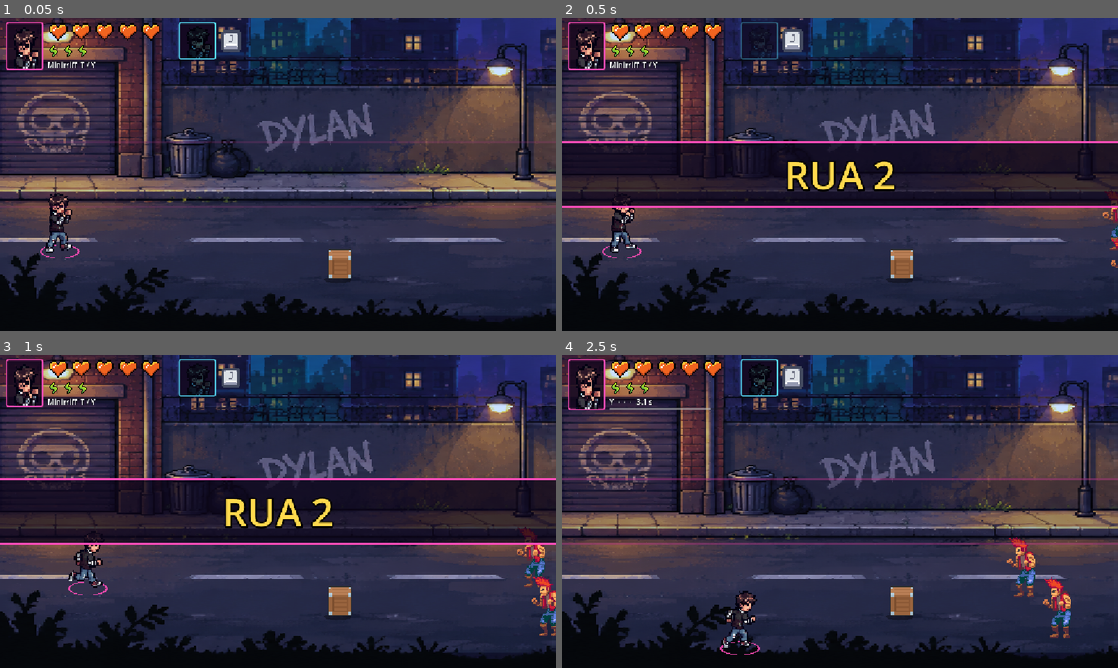
Above: before the commit, frames 1-4 (two rows, left to right).
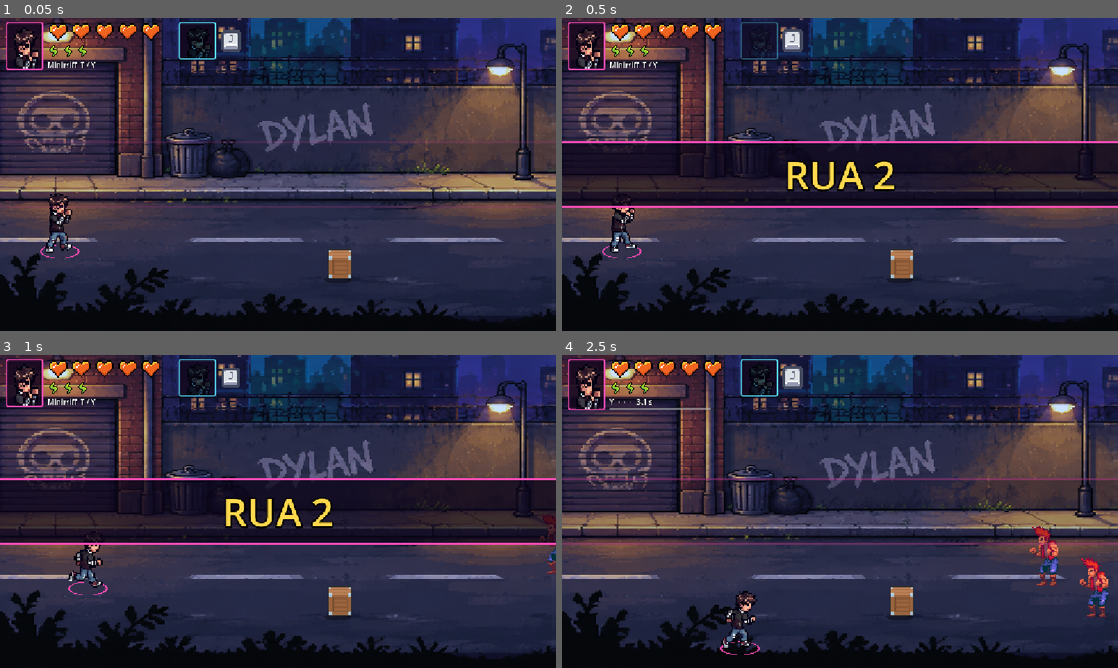
Above: after the commit, the same moments.

Repository: lucas-gif561/metalworld
Game: Godot game, scene res://fases/rua_2/rua_2.tscn
The game is run twice, just before and just after one commit, with the same random seed, the same clock (stepped at 60 frames per second) and the same inputs. This scene is started directly instead of the project's main scene. Sound files missing from this copy of the repository are replaced by a short silence.
Inputs (mouse positions are in pixels of both pictures, inside the frame that each line leads up to):
- Up to frame 1 (0.05 s): no input
- Up to frame 2 (0.5 s): no input
- Up to frame 3 (1 s): tap Enter at 0.5 s; move the mouse to (400, 495) at 0.52 s; hold D (mover_direita) from 0.53 s (still down); hold F (atacar) from 0.53 s (still down); click (400, 495) at 0.67 s
- Up to frame 4 (2.5 s): move the mouse to (728, 527) at 1.27 s; release D (mover_direita) at 1.28 s; release F (atacar) at 1.28 s; hold S (mover_baixo) 1.28-2.03 s; tap G (dodge) at 1.35 s; move the mouse to (895, 442) at 2.02 s; hold D (mover_direita) from 2.03 s (still down); tap Y (interagir) at 2.1 s

Frame 1 is identical in both runs. In frame 2, 0.2% of the frame differs, in the area x 97-100%, y 54-80%; in frame 3, 1.1%; in frame 4, 2.1%, in the area x 80-99%, y 54-91%.

Commit message:
Rua 2: adicionar orquestra possuída e Maestro

Diff:
--- /dev/null
+++ b/fases/rua_2/inimigos/maestro/maestro.tscn
@@ -0,0 +1,42 @@
+[gd_scene format=3]
+
+[ext_resource type="PackedScene" path="res://inimigos/base/inimigo.tscn" id="1_base"]
+[ext_resource type="SpriteFrames" path="res://inimigos/tanque/sprites/tanque.tres" id="2_frames"]
+[ext_resource type="Script" path="res://fases/rua_2/inimigos/pulso_orquestra.gd" id="3_pulso"]
+
+[sub_resource type="RectangleShape2D" id="ColisaoMaestro"]
+size = Vector2(64, 18)
+
+[node name="Maestro" instance=ExtResource("1_base")]
+script = ExtResource("3_pulso")
+modulate = Color(0.78, 0.48, 1.0, 1)
+velocidade = 100.0
+vida = 30
+dano = 2
+tempo_preparo = 0.7
+resistencia_empurrao = 0.0
+imune_a_atordoamento = true
+postura_maxima = 140.0
+pausa_regencia = 0.9
+
+[node name="AnimatedSprite2D" parent="." index="0"]
+scale = Vector2(2.2, 2.2)
+sprite_frames = ExtResource("2_frames")
+offset = Vector2(0, -27)
+
+[node name="CollisionShape2D" parent="." index="1"]
+position = Vector2(0, -9)
+shape = SubResource("ColisaoMaestro")
+
+[node name="TimerAtaque" parent="." index="2"]
+wait_time = 3.4
+
+[node name="SaidaBatuta" type="Marker2D" parent="." index="3"]
+position = Vector2(48, -43)
+
+[node name="AvisoTrombone" type="Polygon2D" parent="." index="4"]
+visible = false
+show_behind_parent = true
+color = Color(1, 0.28, 0.58, 0.45)
+polygon = PackedVector2Array(0, -24, 440, -24, 440, 24, 0, 24)
+antialiased = true
--- /dev/null
+++ b/fases/rua_2/inimigos/maestro/nota_flutuante.gd
@@ -0,0 +1,23 @@
+extends "res://inimigos/atirador/projetil_inimigo.gd"
+
+@export var amplitude = 27.0
+@export var frequencia = 2.0
+
+var eixo := Vector2.RIGHT
+var _tempo = 0.0
+
+
+func _physics_process(delta):
+	var altura_anterior = sin(_tempo * TAU * frequencia) * amplitude
+	_tempo += delta
+	var altura = sin(_tempo * TAU * frequencia) * amplitude
+	var passo = velocidade * delta
+	global_position += eixo * passo + Vector2(0.0, altura - altura_anterior)
+	distancia += passo
+	if distancia >= alcance:
+		queue_free()
+
+
+func atingir(area):
+	if not is_queued_for_deletion():
+		super.atingir(area)
--- /dev/null
+++ b/fases/rua_2/inimigos/maestro/nota_flutuante.tscn
@@ -0,0 +1,25 @@
+[gd_scene format=3]
+
+[ext_resource type="PackedScene" path="res://inimigos/atirador/projetil_inimigo.tscn" id="1_base"]
+[ext_resource type="Script" path="res://fases/rua_2/inimigos/maestro/nota_flutuante.gd" id="2_nota"]
+
+[sub_resource type="CircleShape2D" id="ColisaoNota"]
+radius = 11.0
+
+[node name="NotaFlutuante" instance=ExtResource("1_base")]
+script = ExtResource("2_nota")
+velocidade = 330.0
+alcance = 650.0
+
+[node name="Sprite2D" parent="." index="0"]
+visible = false
+
+[node name="CollisionShape2D" parent="." index="1"]
+shape = SubResource("ColisaoNota")
+
+[node name="Partitura" type="Line2D" parent="." index="2"]
+points = PackedVector2Array(-8, 4, -6, 1, -1, 0, 2, 2, 0, 6, -5, 8, -8, 6, -8, 4, 2, 2, 2, -13, 10, -10, 13, -5)
+width = 3.5
+default_color = Color(1, 0.55, 0.94, 1)
+joint_mode = 2
+antialiased = true
--- /dev/null
+++ b/fases/rua_2/inimigos/maestro/nota_regida.tscn
@@ -0,0 +1,8 @@
+[gd_scene format=3]
+
+[ext_resource type="PackedScene" path="res://fases/rua_2/inimigos/violinista/nota_violino.tscn" id="1_base"]
+[ext_resource type="Script" path="res://fases/rua_2/inimigos/maestro/nota_flutuante.gd" id="2_voo"]
+
+[node name="NotaRegida" instance=ExtResource("1_base")]
+script = ExtResource("2_voo")
+amplitude = 0.0
--- /dev/null
+++ b/fases/rua_2/inimigos/pulso_orquestra.gd
@@ -0,0 +1,178 @@
+extends "res://inimigos/base/miniboss_base.gd"
+
+const NOTA_FLUTUANTE = preload("res://fases/rua_2/inimigos/maestro/nota_flutuante.tscn")
+const NOTA_VIOLINO = preload("res://fases/rua_2/inimigos/maestro/nota_regida.tscn")
+const BOLA_TUBA = preload("res://fases/rua_2/inimigos/tubista/bola_demoniaca.tscn")
+const TROMBONISTA = preload("res://fases/rua_2/inimigos/trombonista/trombonista.tscn")
+
+@export var distancia_ideal = 245.0
+@export var alcance_ataque = 420.0
+@export var pausa_regencia = 0.55
+@export var intervalo_notas = 0.24
+
+@onready var saida_batuta: Marker2D = $SaidaBatuta
+@onready var aviso_trombone: Polygon2D = $AvisoTrombone
+
+var _proximo_ataque = 0
+var _regencia: Array[Callable] = []
+var _invocados: Array[Node2D] = []
+var _pausa_regencia_restante = 0.0
+var _notas_restantes = 0
+var _tempo_proxima_nota = 0.0
+var _eixo_notas := Vector2.ZERO
+
+
+func _processar_miniboss(delta) -> void:
+	if not morto:
+		if _pausa_regencia_restante > 0.0:
+			_pausa_regencia_restante -= delta
+			if _pausa_regencia_restante <= 0.0:
+				_preparar_regencia()
+			return
+		if _notas_restantes > 0:
+			_tempo_proxima_nota -= delta
+			if _tempo_proxima_nota <= 0.0:
+				_lancar_proxima_nota()
+			return
+	super._processar_miniboss(delta)
+
+
+func _comportamento(_delta):
+	_olhar_para_jogador()
+	var distancia = global_position.distance_to(jogador.global_position)
+	if distancia <= alcance_ataque and timer_ataque.is_stopped():
+		match _proximo_ataque:
+			0:
+				carregar_ataque(_lancar_notas)
+			1:
+				_regencia = [_golpe_trombone, _nota_violinista, _bola_tubista]
+				_regencia.shuffle()
+				_preparar_regencia()
+			2:
+				_invocados = _invocados.filter(func(inimigo): return is_instance_valid(inimigo))
+				if _invocados.is_empty():
+					carregar_ataque(_invocar_trombonistas)
+				else:
+					carregar_ataque(_lancar_notas)
+		_proximo_ataque = (_proximo_ataque + 1) % 3
+		return
+
+	velocity = Vector2.ZERO
+	if absf(distancia - distancia_ideal) > 45.0:
+		var lado = global_position.direction_to(jogador.global_position)
+		var destino = _dentro_da_arena(jogador.global_position - lado * distancia_ideal)
+		if destino.distance_to(global_position) <= 12.0 and distancia < distancia_ideal:
+			# Se encurralado, recua pela faixa vertical que tiver espaço.
+			destino = _dentro_da_arena(global_position + Vector2(0, 100.0))
+			if destino.distance_to(global_position) <= 12.0:
+				destino = _dentro_da_arena(global_position - Vector2(0, 100.0))
+		velocity = global_position.direction_to(destino) * velocidade
+	_atualizar_animacao()
+	move_and_slide()
+
+
+func _lancar_notas() -> void:
+	var mira = Jogo.jogador_mais_proximo(global_position)
+	if mira == null:
+		return
+	var origem = _origem_tiro()
+	_eixo_notas = _mira_do_tiro(origem, mira.posicao_do_corpo())
+	_notas_restantes = 3
+	_lancar_proxima_nota()
+
+
+func _lancar_proxima_nota() -> void:
+	if Jogo.todos_caidos():
+		_notas_restantes = 0
+		return
+	var nota = NOTA_FLUTUANTE.instantiate()
+	nota.eixo = _eixo_notas
+	_lancar_projetil(nota, _origem_tiro())
+	_notas_restantes -= 1
+	_tempo_proxima_nota = intervalo_notas
+
+
+func _preparar_regencia() -> void:
+	var mira = Jogo.jogador_mais_proximo(global_position)
+	if mira == null:
+		_regencia.clear()
+		return
+	var lado = -1.0 if mira.global_position.x < global_position.x else 1.0
+	sprite.scale.x = absf(sprite.scale.x) * lado
+	if _regencia.front() == _golpe_trombone:
+		aviso_trombone.rotation = (mira.global_position - global_position).angle()
+		aviso_trombone.show()
+	carregar_ataque(_bater_batuta)
+
+
+func _bater_batuta() -> void:
+	var ataque: Callable = _regencia.pop_front()
+	ataque.call()
+	if not _regencia.is_empty():
+		_pausa_regencia_restante = pausa_regencia
+
+
+func _golpe_trombone() -> void:
+	aviso_trombone.hide()
+	Audio.tocar("boss_conjura")
+	for alvo in Jogo.jogadores_vivos():
+		if Geometry2D.is_point_in_polygon(aviso_trombone.to_local(alvo.global_position), aviso_trombone.polygon):
+			alvo.receber_dano(dano)
+
+
+func _nota_violinista() -> void:
+	var mira = Jogo.jogador_mais_proximo(global_position)
+	if mira == null:
+		return
+	var origem = _origem_tiro()
+	var nota = NOTA_VIOLINO.instantiate()
+	nota.eixo = _mira_do_tiro(origem, mira.posicao_do_corpo())
+	nota.direcao = lado_carga
+	_lancar_projetil(nota, origem)
+
+
+func _bola_tubista() -> void:
+	var mira = Jogo.jogador_mais_proximo(global_position)
+	if mira == null:
+		return
+	var origem = _origem_tiro()
+	var bola = BOLA_TUBA.instantiate()
+	bola.eixo = _mira_do_tiro(origem, mira.posicao_do_corpo())
+	_lancar_projetil(bola, origem)
+
+
+func _origem_tiro() -> Vector2:
+	var deslocamento = Vector2(saida_batuta.position.x * lado_carga, saida_batuta.position.y)
+	return global_position + deslocamento * escala_personagem
+
+
+func _mira_do_tiro(origem: Vector2, destino: Vector2) -> Vector2:
+	var eixo = origem.direction_to(destino)
+	return Vector2(lado_carga, 0.0) if eixo == Vector2.ZERO else eixo
+
+
+func _lancar_projetil(projetil, origem: Vector2) -> void:
+	projetil.dano = dano
+	get_tree().current_scene.add_child(projetil)
+	projetil.global_position = origem
+	Audio.tocar("tiro_inimigo")
+
+
+func _invocar_trombonistas() -> void:
+	if Jogo.todos_caidos():
+		return
+	var ondas = get_tree().current_scene.gerenciador_ondas
+	for deslocamento in [Vector2(-120, -55), Vector2(120, 55)]:
+		var posicao = _dentro_da_arena(global_position + deslocamento)
+		var trombonista = ondas.invocar_inimigo(TROMBONISTA, posicao)
+		if trombonista != null:
+			_invocados.append(trombonista)
+	Audio.tocar("boss_conjura")
+
+
+func _cancelar_carga() -> void:
+	super._cancelar_carga()
+	aviso_trombone.hide()
+	_regencia.clear()
+	_pausa_regencia_restante = 0.0
+	_notas_restantes = 0
--- /dev/null
+++ b/fases/rua_2/inimigos/trombonista/trombonista.tscn
@@ -0,0 +1,9 @@
+[gd_scene format=3]
+
+[ext_resource type="PackedScene" path="res://inimigos/base/inimigo.tscn" id="1_base"]
+
+[node name="Trombonista" instance=ExtResource("1_base")]
+modulate = Color(1.0, 0.75, 0.94, 1)
+distancia_ataque = 84.0
+faixa_ataque = 24.0
+tempo_preparo = 0.55
--- /dev/null
+++ b/fases/rua_2/inimigos/tubista/bola_demoniaca.gd
@@ -0,0 +1,27 @@
+extends "res://inimigos/atirador/projetil_inimigo.gd"
+
+@export var velocidade_angular = 11.0
+@export var raio_orbita := Vector2(32.0, 34.0)
+
+var eixo := Vector2.RIGHT
+var _fase = 0.0
+
+
+func _physics_process(delta):
+	var passo = velocidade * delta
+	var antes = _orbita()
+	_fase += velocidade_angular * delta
+	# A bola percorre círculos ao redor do eixo que avança até a mira.
+	global_position += eixo * passo + _orbita() - antes
+	distancia += passo
+	if distancia >= alcance:
+		queue_free()
+
+
+func _orbita() -> Vector2:
+	return eixo * (cos(_fase) * raio_orbita.x) + eixo.orthogonal() * (sin(_fase) * raio_orbita.y)
+
+
+func atingir(area):
+	if not is_queued_for_deletion():
+		super.atingir(area)
--- /dev/null
+++ b/fases/rua_2/inimigos/tubista/bola_demoniaca.tscn
@@ -0,0 +1,20 @@
+[gd_scene format=3]
+
+[ext_resource type="PackedScene" path="res://inimigos/atirador/projetil_inimigo.tscn" id="1_base"]
+[ext_resource type="Script" path="res://fases/rua_2/inimigos/tubista/bola_demoniaca.gd" id="2_bola"]
+[ext_resource type="Texture2D" path="res://assets/projeteis/bola.png" id="3_textura"]
+
+[sub_resource type="CircleShape2D" id="ColisaoBola"]
+radius = 56.0
+
+[node name="BolaDemoniaca" instance=ExtResource("1_base")]
+script = ExtResource("2_bola")
+velocidade = 310.0
+
+[node name="Sprite2D" parent="." index="0"]
+scale = Vector2(7.5, 7.5)
+modulate = Color(0.94, 0.44, 1.0, 1)
+texture = ExtResource("3_textura")
+
+[node name="CollisionShape2D" parent="." index="1"]
+shape = SubResource("ColisaoBola")
--- /dev/null
+++ b/fases/rua_2/inimigos/tubista/tubista.gd
@@ -0,0 +1,36 @@
+extends Inimigo
+
+const BOLA_DEMONIACA = preload("res://fases/rua_2/inimigos/tubista/bola_demoniaca.tscn")
+
+@export var alcance_ataque = 370.0
+@onready var saida_tuba: Marker2D = $SaidaTuba
+
+
+func _comportamento(_delta):
+	_olhar_para_jogador()
+	if global_position.distance_to(jogador.global_position) <= alcance_ataque:
+		velocity = Vector2.ZERO
+		if timer_ataque.is_stopped():
+			carregar_ataque(_assoprar_tuba)
+			return
+	else:
+		var destino = _dentro_da_arena(jogador.global_position)
+		velocity = global_position.direction_to(destino) * velocidade
+	_atualizar_animacao()
+	move_and_slide()
+
+
+func _assoprar_tuba() -> void:
+	var alvo = Jogo.jogador_mais_proximo(global_position)
+	if alvo == null:
+		return
+	var deslocamento = Vector2(saida_tuba.position.x * lado_carga, saida_tuba.position.y)
+	var origem = global_position + deslocamento * escala_personagem
+	var bola = BOLA_DEMONIACA.instantiate()
+	bola.dano = dano
+	bola.eixo = origem.direction_to(alvo.posicao_do_corpo())
+	if bola.eixo == Vector2.ZERO:
+		bola.eixo = Vector2(lado_carga, 0)
+	get_tree().current_scene.add_child(bola)
+	bola.global_position = origem
+	Audio.tocar("tiro_inimigo", 0.0)
--- /dev/null
+++ b/fases/rua_2/inimigos/tubista/tubista.tscn
@@ -0,0 +1,32 @@
+[gd_scene format=3]
+
+[ext_resource type="PackedScene" path="res://inimigos/base/inimigo.tscn" id="1_base"]
+[ext_resource type="SpriteFrames" path="res://inimigos/tanque/sprites/tanque.tres" id="2_frames"]
+[ext_resource type="Script" path="res://fases/rua_2/inimigos/tubista/tubista.gd" id="3_tubista"]
+
+[sub_resource type="RectangleShape2D" id="ColisaoTubista"]
+size = Vector2(64, 18)
+
+[node name="Tubista" instance=ExtResource("1_base")]
+script = ExtResource("3_tubista")
+modulate = Color(0.94, 0.68, 1.0, 1)
+velocidade = 82.0
+vida = 7
+tempo_preparo = 0.85
+resistencia_empurrao = 0.35
+imune_a_atordoamento = true
+
+[node name="AnimatedSprite2D" parent="." index="0"]
+scale = Vector2(2.2, 2.2)
+sprite_frames = ExtResource("2_frames")
+offset = Vector2(0, -27)
+
+[node name="CollisionShape2D" parent="." index="1"]
+position = Vector2(0, -9)
+shape = SubResource("ColisaoTubista")
+
+[node name="TimerAtaque" parent="." index="2"]
+wait_time = 2.1
+
+[node name="SaidaTuba" type="Marker2D" parent="." index="3"]
+position = Vector2(48, -43)
--- /dev/null
+++ b/fases/rua_2/inimigos/violinista/nota_violino.tscn
@@ -0,0 +1,8 @@
+[gd_scene format=3]
+
+[ext_resource type="PackedScene" path="res://inimigos/atirador/projetil_inimigo.tscn" id="1_base"]
+
+[node name="NotaViolino" instance=ExtResource("1_base")]
+
+[node name="Sprite2D" parent="." index="0"]
+modulate = Color(0.82, 0.53, 1, 1)
--- /dev/null
+++ b/fases/rua_2/inimigos/violinista/violinista.tscn
@@ -0,0 +1,9 @@
+[gd_scene format=3]
+
+[ext_resource type="PackedScene" path="res://inimigos/atirador/inimigo_atirador.tscn" id="1_base"]
+[ext_resource type="PackedScene" path="res://fases/rua_2/inimigos/violinista/nota_violino.tscn" id="2_nota"]
+
+[node name="Violinista" instance=ExtResource("1_base")]
+modulate = Color(0.77, 0.66, 1.0, 1)
+tempo_preparo = 0.65
+cena_projetil_inimigo = ExtResource("2_nota")
--- a/fases/rua_2/rua_2.tscn
+++ b/fases/rua_2/rua_2.tscn
@@ -1,75 +1,196 @@
-[gd_scene format=3]
+[gd_scene format=3 uid="uid://5tahwndrwc6f"]
 
-[ext_resource type="Script" path="res://fases/comum/fase_rua.gd" id="1_main"]
-[ext_resource type="Texture2D" path="res://assets/fundos/rua_noite.png" id="2_fundo"]
-[ext_resource type="PackedScene" path="res://objetos/portal.tscn" id="3_portal"]
-[ext_resource type="PackedScene" path="res://personagens/dylan/jogador.tscn" id="4_player"]
-[ext_resource type="Script" path="res://fases/comum/ponto_spawn.gd" id="5_ponto"]
-[ext_resource type="Script" path="res://fases/comum/gerenciador_ondas.gd" id="6_manager"]
-[ext_resource type="PackedScene" path="res://inimigos/base/inimigo.tscn" id="7_normal"]
-[ext_resource type="PackedScene" path="res://inimigos/rapido/inimigo_rapido.tscn" id="8_rapido"]
+[ext_resource type="Script" uid="uid://dqwep2au7svfk" path="res://fases/comum/fase_rua.gd" id="1_main"]
+[ext_resource type="Texture2D" uid="uid://wyje6x10trew" path="res://assets/fundos/rua_noite.png" id="2_fundo"]
+[ext_resource type="PackedScene" uid="uid://dltkylafufj17" path="res://objetos/portal.tscn" id="3_portal"]
+[ext_resource type="PackedScene" uid="uid://dqlqnehxlyabn" path="res://personagens/dylan/jogador.tscn" id="4_player"]
+[ext_resource type="Script" uid="uid://bgs4n7or273cj" path="res://fases/comum/ponto_spawn.gd" id="5_ponto"]
+[ext_resource type="Script" uid="uid://c2r13nvu5ypje" path="res://fases/comum/gerenciador_ondas.gd" id="6_manager"]
+[ext_resource type="PackedScene" path="res://fases/rua_2/inimigos/trombonista/trombonista.tscn" id="7_trombone"]
+[ext_resource type="PackedScene" path="res://fases/rua_2/inimigos/violinista/violinista.tscn" id="8_violino"]
 [ext_resource type="PackedScene" path="res://ui/hud.tscn" id="9_hud"]
 [ext_resource type="PackedScene" path="res://objetos/caixote.tscn" id="10_caixote"]
 [ext_resource type="PackedScene" path="res://objetos/barril.tscn" id="11_barril"]
+[ext_resource type="PackedScene" path="res://fases/rua_2/inimigos/tubista/tubista.tscn" id="12_tuba"]
+[ext_resource type="PackedScene" path="res://fases/rua_2/inimigos/maestro/maestro.tscn" id="13_maestro"]
 
-[node name="Rua2" type="Node2D"]
+[node name="Rua2" type="Node2D" unique_id=1021271979]
 y_sort_enabled = true
 script = ExtResource("1_main")
 
-[node name="Background" type="Sprite2D" parent="."]
+[node name="Background" type="Sprite2D" parent="." unique_id=2102973423]
 modulate = Color(0.8, 0.9, 1.1, 1)
 z_index = -1
 position = Vector2(1622.5001, 215.99998)
 scale = Vector2(1.4986188, 1.1933701)
 texture = ExtResource("2_fundo")
 
-[node name="Portal" parent="." instance=ExtResource("3_portal")]
-position = Vector2(2050, 461)
+[node name="BackgroundExtensao" type="Sprite2D" parent="." unique_id=821962262]
+modulate = Color(0.8, 0.9, 1.1, 1)
+z_index = -1
+position = Vector2(4877.5, 215.99998)
+scale = Vector2(1.4986188, 1.1933701)
+texture = ExtResource("2_fundo")
+flip_h = true
 
-[node name="Player" parent="." instance=ExtResource("4_player")]
+[node name="Portal" parent="." unique_id=1149001400 instance=ExtResource("3_portal")]
+position = Vector2(5174, 461)
+
+[node name="Player" parent="." unique_id=1082712324 instance=ExtResource("4_player")]
 position = Vector2(124, 488)
 
-[node name="Camera2D" type="Camera2D" parent="."]
+[node name="Camera2D" type="Camera2D" parent="." unique_id=1302558370]
 position = Vector2(576, 324)
 
-[node name="Spawns" type="Node2D" parent="."]
+[node name="Spawns" type="Node2D" parent="." unique_id=1715835906]
 
-[node name="Arena1" type="Node2D" parent="Spawns"]
+[node name="Arena1" type="Node2D" parent="Spawns" unique_id=1152641722]
 
-[node name="Onda1" type="Node2D" parent="Spawns/Arena1"]
+[node name="Onda1" type="Node2D" parent="Spawns/Arena1" unique_id=216492879]
 
-[node name="Ponto1" type="Marker2D" parent="Spawns/Arena1/Onda1"]
-position = Vector2(1203, 480)
+[node name="Ponto1" type="Marker2D" parent="Spawns/Arena1/Onda1" unique_id=1360504883]
+position = Vector2(1250, 450)
 script = ExtResource("5_ponto")
-cena_inimigo = ExtResource("7_normal")
+cena_inimigo = ExtResource("7_trombone")
 
-[node name="Ponto2" type="Marker2D" parent="Spawns/Arena1/Onda1"]
-position = Vector2(1204, 580)
+[node name="Ponto2" type="Marker2D" parent="Spawns/Arena1/Onda1" unique_id=694403647]
+position = Vector2(1280, 535)
 script = ExtResource("5_ponto")
-cena_inimigo = ExtResource("7_normal")
+cena_inimigo = ExtResource("7_trombone")
 
-[node name="Arena2" type="Node2D" parent="Spawns"]
+[node name="Arena2" type="Node2D" parent="Spawns" unique_id=1550469447]
 
-[node name="Onda1" type="Node2D" parent="Spawns/Arena2"]
+[node name="Onda1" type="Node2D" parent="Spawns/Arena2" unique_id=1607814116]
 
-[node name="Ponto1" type="Marker2D" parent="Spawns/Arena2/Onda1"]
-position = Vector2(2320, 480)
+[node name="Ponto1" type="Marker2D" parent="Spawns/Arena2/Onda1" unique_id=296420472]
+position = Vector2(1900, 480)
 script = ExtResource("5_ponto")
-cena_inimigo = ExtResource("7_normal")
+cena_inimigo = ExtResource("12_tuba")
 
-[node name="Ponto2" type="Marker2D" parent="Spawns/Arena2/Onda1"]
-position = Vector2(2330, 580)
+[node name="Onda2" type="Node2D" parent="Spawns/Arena2" unique_id=10177873]
+
+[node name="Ponto1" type="Marker2D" parent="Spawns/Arena2/Onda2" unique_id=1970825169]
+position = Vector2(950, 460)
 script = ExtResource("5_ponto")
-cena_inimigo = ExtResource("8_rapido")
+cena_inimigo = ExtResource("7_trombone")
 
-[node name="GerenciadorOndas" type="Node" parent="."]
+[node name="Ponto2" type="Marker2D" parent="Spawns/Arena2/Onda2" unique_id=2058335409]
+position = Vector2(2260, 535)
+script = ExtResource("5_ponto")
+cena_inimigo = ExtResource("8_violino")
+
+[node name="Ponto3" type="Marker2D" parent="Spawns/Arena2/Onda2" unique_id=412933319]
+position = Vector2(2280, 465)
+script = ExtResource("5_ponto")
+cena_inimigo = ExtResource("7_trombone")
+
+[node name="Arena3" type="Node2D" parent="Spawns" unique_id=1574568621]
+
+[node name="Onda1" type="Node2D" parent="Spawns/Arena3" unique_id=1098447467]
+
+[node name="Ponto1" type="Marker2D" parent="Spawns/Arena3/Onda1" unique_id=1314371583]
+position = Vector2(1980, 445)
+script = ExtResource("5_ponto")
+cena_inimigo = ExtResource("7_trombone")
+
+[node name="Ponto2" type="Marker2D" parent="Spawns/Arena3/Onda1" unique_id=1326927964]
+position = Vector2(3320, 520)
+script = ExtResource("5_ponto")
+cena_inimigo = ExtResource("8_violino")
+
+[node name="Onda2" type="Node2D" parent="Spawns/Arena3" unique_id=738462970]
+
+[node name="Ponto1" type="Marker2D" parent="Spawns/Arena3/Onda2" unique_id=2087036955]
+position = Vector2(2900, 490)
+script = ExtResource("5_ponto")
+cena_inimigo = ExtResource("13_maestro")
+
+[node name="Arena4" type="Node2D" parent="Spawns" unique_id=1773472441]
+
+[node name="Onda1" type="Node2D" parent="Spawns/Arena4" unique_id=2019475489]
+
+[node name="Ponto1" type="Marker2D" parent="Spawns/Arena4/Onda1" unique_id=1539569217]
+position = Vector2(3100, 465)
+script = ExtResource("5_ponto")
+cena_inimigo = ExtResource("7_trombone")
+
+[node name="Ponto2" type="Marker2D" parent="Spawns/Arena4/Onda1" unique_id=1185236898]
+position = Vector2(4250, 500)
+script = ExtResource("5_ponto")
+cena_inimigo = ExtResource("12_tuba")
+
+[node name="Ponto3" type="Marker2D" parent="Spawns/Arena4/Onda1" unique_id=182283305]
+position = Vector2(4320, 550)
+script = ExtResource("5_ponto")
+cena_inimigo = ExtResource("8_violino")
+
+[node name="Arena5" type="Node2D" parent="Spawns" unique_id=1727562954]
+
+[node name="Onda1" type="Node2D" parent="Spawns/Arena5" unique_id=516369937]
+
+[node name="Ponto1" type="Marker2D" parent="Spawns/Arena5/Onda1" unique_id=689943402]
+position = Vector2(4050, 455)
+script = ExtResource("5_ponto")
+cena_inimigo = ExtResource("7_trombone")
+
+[node name="Ponto2" type="Marker2D" parent="Spawns/Arena5/Onda1" unique_id=1865316605]
+position = Vector2(5350, 530)
+script = ExtResource("5_ponto")
+cena_inimigo = ExtResource("8_violino")
+
+[node name="Ponto3" type="Marker2D" parent="Spawns/Arena5/Onda1" unique_id=1486440773]
+position = Vector2(5000, 460)
+script = ExtResource("5_ponto")
+cena_inimigo = ExtResource("12_tuba")
+
+[node name="Onda2" type="Node2D" parent="Spawns/Arena5" unique_id=1173008759]
+
+[node name="Ponto1" type="Marker2D" parent="Spawns/Arena5/Onda2" unique_id=1351473745]
+position = Vector2(4020, 535)
+script = ExtResource("5_ponto")
+cena_inimigo = ExtResource("8_violino")
+
+[node name="Ponto2" type="Marker2D" parent="Spawns/Arena5/Onda2" unique_id=1020798465]
+position = Vector2(5340, 470)
+script = ExtResource("5_ponto")
+cena_inimigo = ExtResource("7_trombone")
+
+[node name="Ponto3" type="Marker2D" parent="Spawns/Arena5/Onda2" unique_id=1785297586]
+position = Vector2(5000, 520)
+script = ExtResource("5_ponto")
+cena_inimigo = ExtResource("12_tuba")
+
+[node name="Ponto4" type="Marker2D" parent="Spawns/Arena5/Onda2" unique_id=2050056165]
+position = Vector2(5370, 550)
+script = ExtResource("5_ponto")
+cena_inimigo = ExtResource("7_trombone")
+
+[node name="GerenciadorOndas" type="Node" parent="." unique_id=1988407385]
 script = ExtResource("6_manager")
-cena_inimigo = ExtResource("7_normal")
+cena_inimigo = ExtResource("7_trombone")
 
-[node name="Caixote1" parent="." instance=ExtResource("10_caixote")]
+[node name="Caixote1" parent="." unique_id=633212356 instance=ExtResource("10_caixote")]
 position = Vector2(700, 540)
 
-[node name="Barril1" parent="." instance=ExtResource("11_barril")]
+[node name="Caixote3" parent="." unique_id=340012985 instance=ExtResource("10_caixote")]
+position = Vector2(2380, 410)
+
+[node name="Barril1" parent="." unique_id=522272818 instance=ExtResource("11_barril")]
 position = Vector2(1500, 403)
 
-[node name="HudJogo" parent="." instance=ExtResource("9_hud")]
+[node name="Barril2" parent="." unique_id=1558515308 instance=ExtResource("11_barril")]
+position = Vector2(2724, 543)
+
+[node name="Caixote2" parent="." unique_id=669666054 instance=ExtResource("10_caixote")]
+position = Vector2(3850, 535)
+
+[node name="Caixote4" parent="." instance=ExtResource("10_caixote")]
+position = Vector2(1760, 545)
+
+[node name="Barril3" parent="." instance=ExtResource("11_barril")]
+position = Vector2(4410, 415)
+
+[node name="Caixote5" parent="." instance=ExtResource("10_caixote")]
+position = Vector2(4920, 565)
+
+[node name="HudJogo" parent="." unique_id=1045768769 instance=ExtResource("9_hud")]
Not shown, added: fases/rua_2/inimigos/maestro/nota_flutuante.gd.uid
Not shown, added: fases/rua_2/inimigos/pulso_orquestra.gd.uid
Not shown, added: fases/rua_2/inimigos/tubista/bola_demoniaca.gd.uid
Not shown, added: fases/rua_2/inimigos/tubista/tubista.gd.uid
